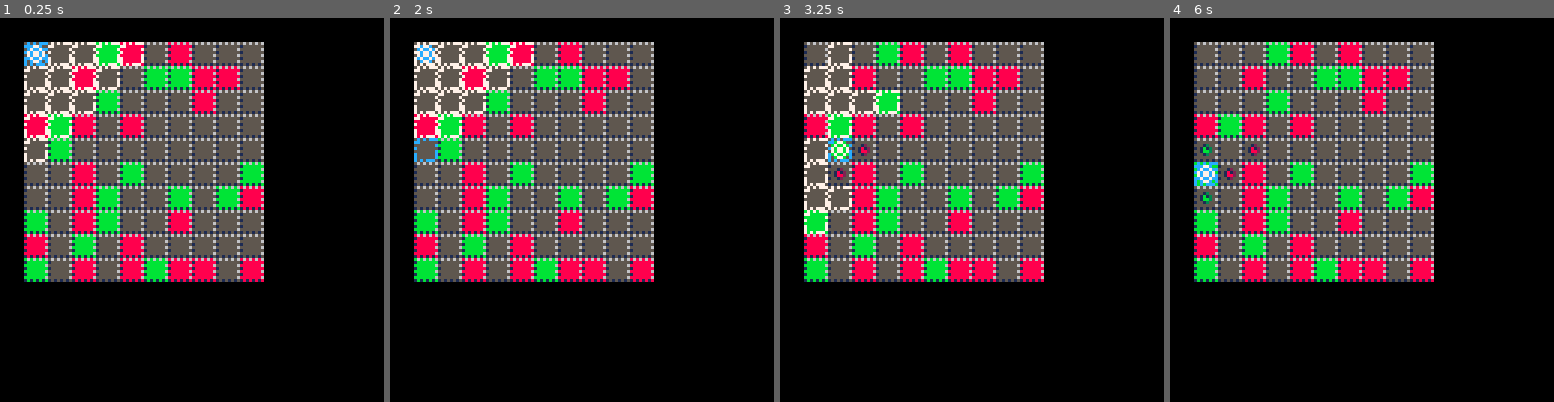
Above: before the commit, frames 1-4 (left to right).
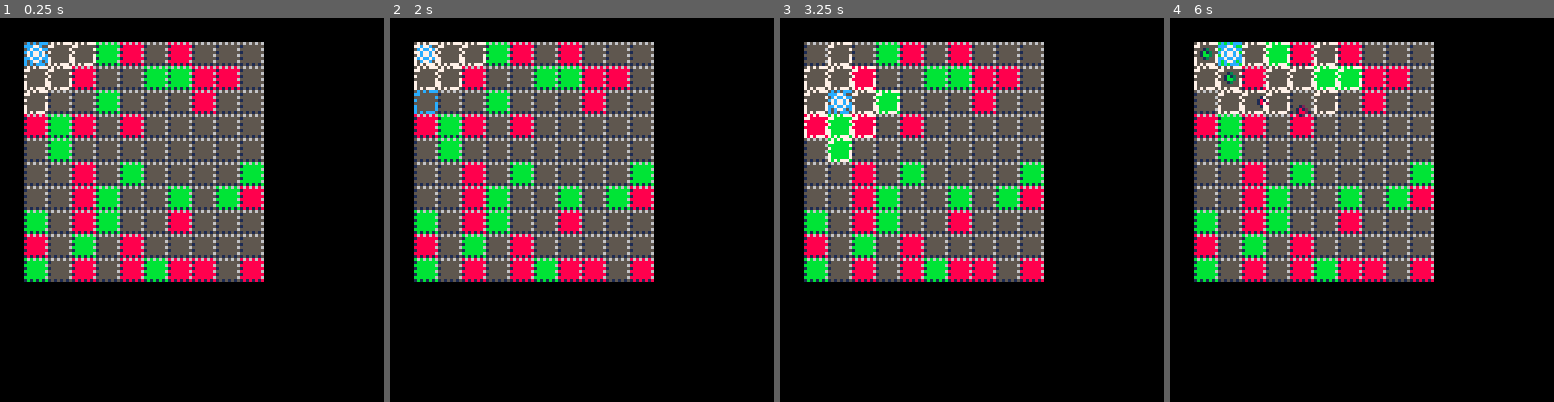
Above: after the commit, the same moments.

Repository: jcwilk/dv_prototype
Game: PICO-8 cartridge divproto.p8
Same seed, same stepped clock (60 frames per second), same inputs: the game is played once before the commit and once after it.
Inputs:
- Up to frame 1 (0.25 s): no input
- Up to frame 2 (2 s): tap O (Z key) at 0.33, 0.7, 1.43 s; hold Left from 1.97 s (still down)
- Up to frame 3 (3.25 s): tap O (Z key) at 2.22, 3.1 s; release Left at 2.37 s; hold Down 2.42-2.82 s; hold Right from 2.87 s (still down)
- Up to frame 4 (6 s): release Right at 3.53 s; hold Up 3.58-4.08 s; tap O (Z key) at 3.98, 4.87, 5.75 s; hold Right 4.13-4.53 s; hold Down 4.58-5.08 s; hold Left 5.13-5.8 s; hold Up from 5.85 s (still down)

The runs differ from the first frame. In frame 1, 1.0% of the frame differs, in the area x 6-38%, y 6-38%; in frame 2, 1.2%; in frame 3, 1.7%; in frame 4, 3.5%, in the area x 6-50%, y 6-49%.

Commit message:
Slow down player while gray

Diff:
--- a/divproto.p8
+++ b/divproto.p8
@@ -136,8 +136,11 @@
   local tile = tiles.by_coord[move[1]][move[2]]
   tile.highlighted = false
  end)
-
- highlighted_moves=get_path_moves(player,mobs.get_all_coords())
+ local max_path=2
+ if player.col!=0 then
+  max_path=4
+ end
+ highlighted_moves=get_path_moves(player,mobs.get_all_coords(),max_path)
  foreach(highlighted_moves,function(move)
   local tile = tiles.by_coord[move[1]][move[2]]
   tile.highlighted = true
@@ -293,8 +296,7 @@
  end
 end
 -->8
-max_path=4
-function get_path_moves(entity,obstacles)
+function get_path_moves(entity,obstacles,max_path)
  if not obstacles then
   obstacles={}
  end
@@ -378,6 +380,7 @@
 end
 -->8
 mob_spd=8
+mob_max_path=4
 mobs = {
  all={},
  by_coord={},
@@ -454,11 +457,11 @@
     return
    end
    local cart_dist=abs(mob.x-player.x)+abs(mob.y-player.y)
-   if cart_dist<=1 or cart_dist>max_path then
+   if cart_dist<=1 or cart_dist>mob_max_path then
     return
    end
 
-   local moves=get_path_moves(mob,{{player.x,player.y},selected_move})
+   local moves=get_path_moves(mob,{{player.x,player.y},selected_move},mob_max_path)
    local filtered={}
    foreach(moves,function(move)
     if not mobs.by_coord[move[1]][move[2]] then
